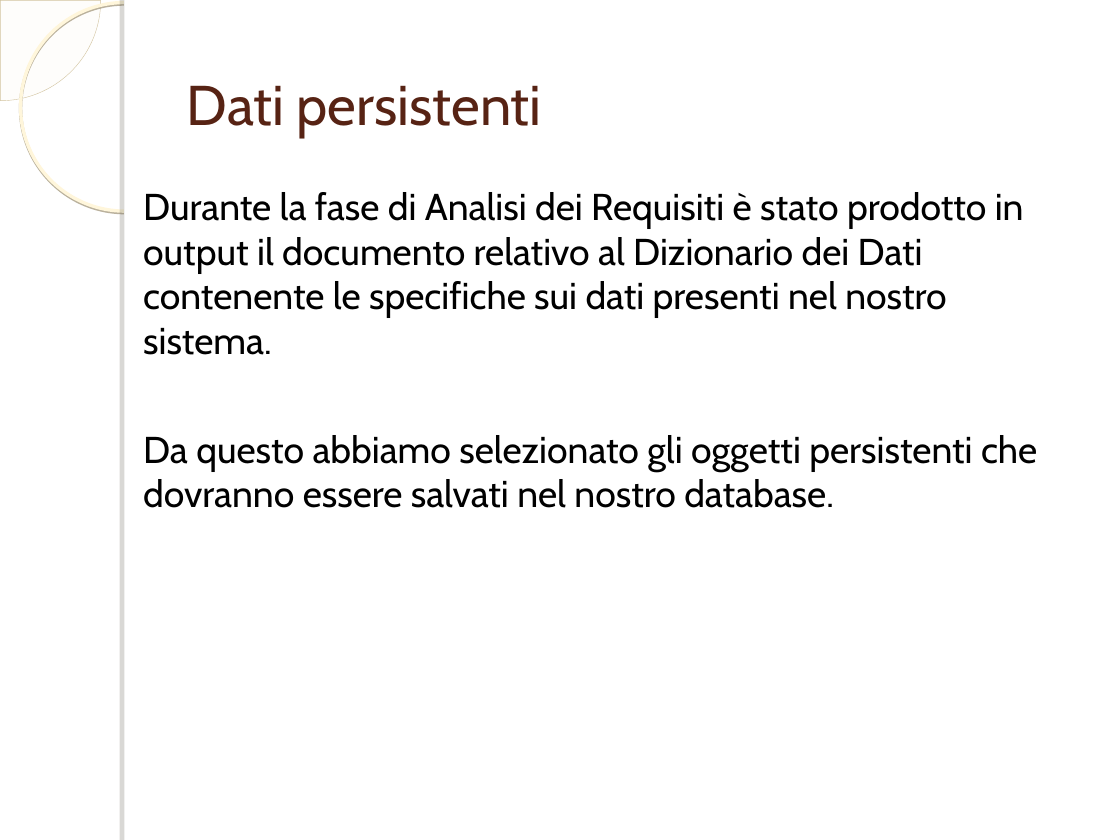
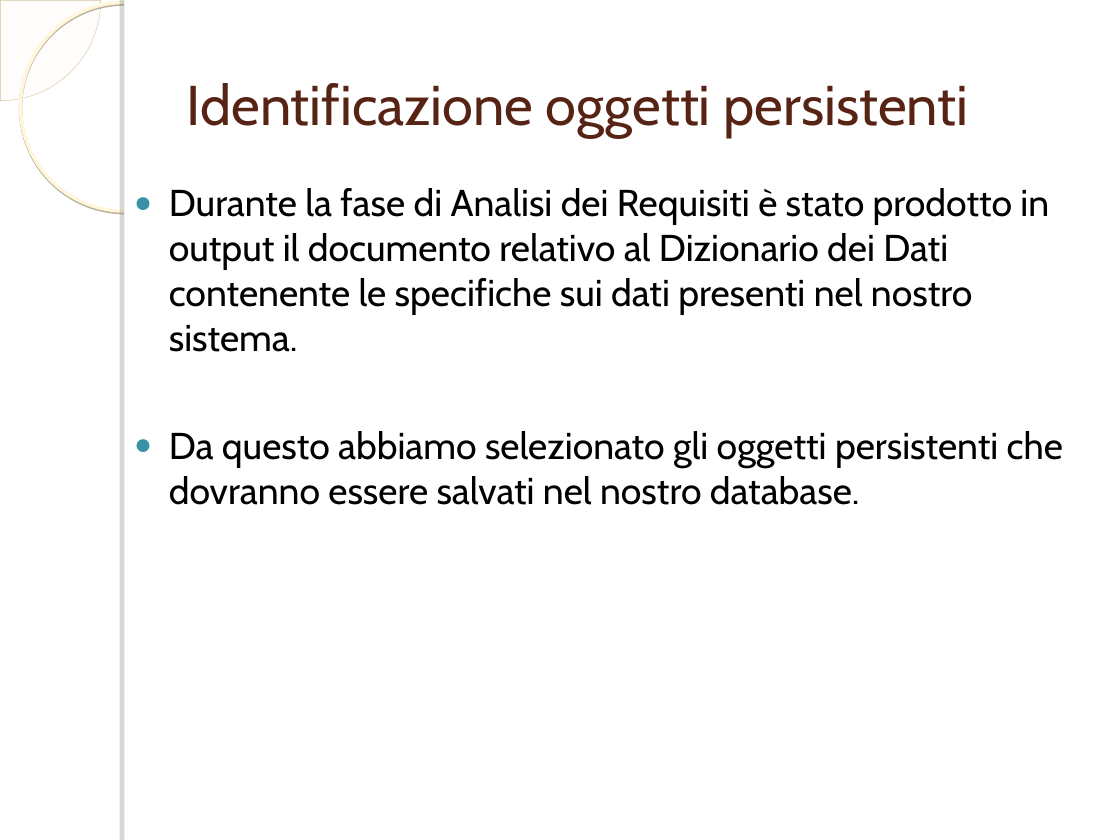
Before and after one commit to ammirate/at-silo, a slide deck: slide 6 of documenti_comuni/PresentazioneDB.ppt (slide 5 before the commit). Drawn at 1120x840 pixels with LibreOffice and Linux fonts; fonts in the diff are those of the drawing; background and template pictures are left out. Boxes give left, top, right and bottom in pixels: in the first picture for what was removed or moved away, otherwise in the second. Text is boxed around its words. In the diff, an @@ line names an element or a change of style, - is before the commit and + after.

```diff
--- a/documenti_comuni/PresentazioneDB.ppt
+++ b/documenti_comuni/PresentazioneDB.ppt
@@ title at <box>187,83,968,138</box>: text changed @@
-Dati persistenti
+Identificazione oggetti persistenti
@@ text "Durante la fase di Analisi ...": place and size @@
-text "Durante la fase di Analisi ..." at <box>143,192,1037,508</box>
+text "Durante la fase di Analisi ..." at <box>169,188,1063,505</box>
@@ text "Durante la fase di Analisi ..." at <box>169,188,1063,505</box>: bullet none to ● @@
```
Also in this commit, not shown: 14 other slides changed, 3 slides added, 1 slide removed.
